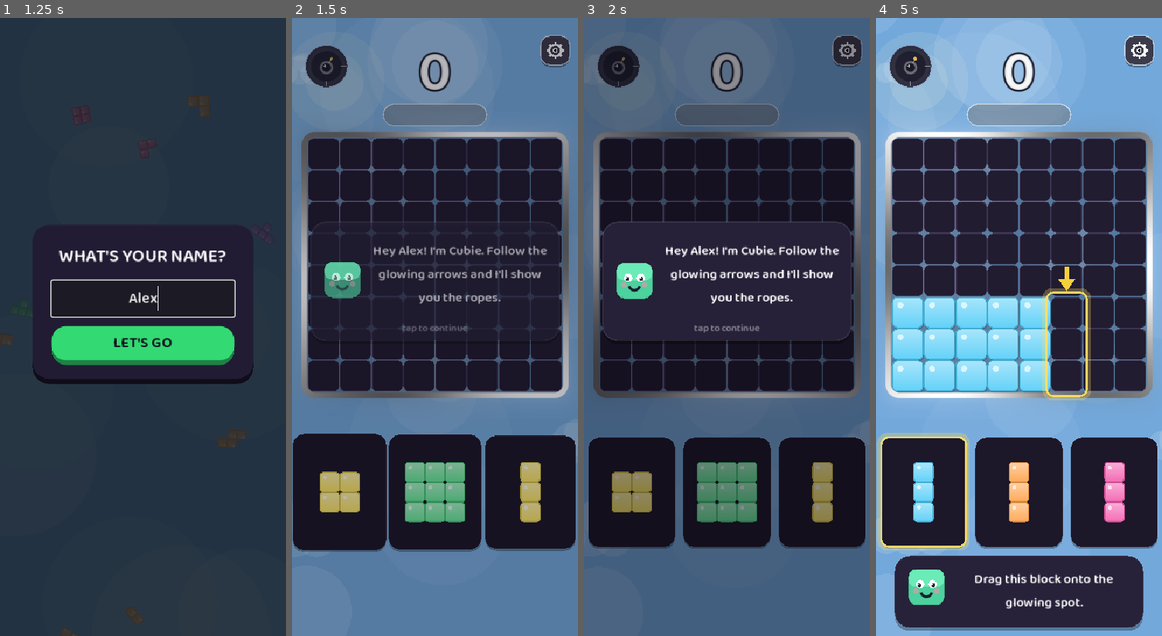
Above: before the commit, frames 1-4 (left to right).
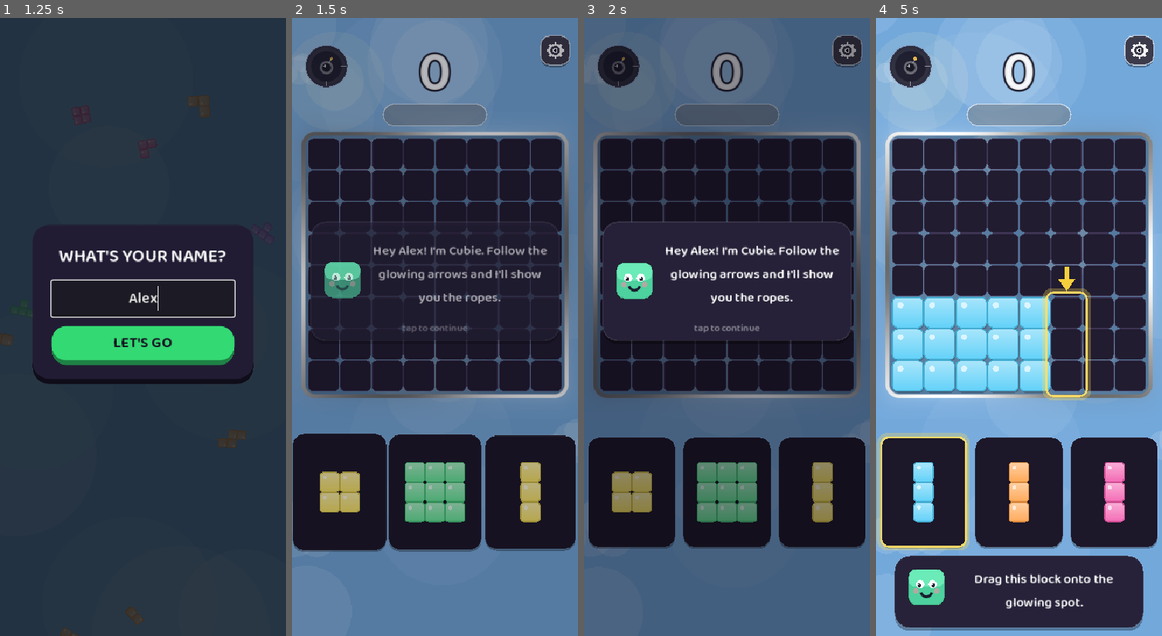
Above: after the commit, the same moments.

Repository: XSideZ/stax-game
Game: Godot game, scene res://scenes/MainMenu.tscn
The game is run twice, just before and just after one commit, with the same random seed, the same clock (stepped at 60 frames per second) and the same inputs.
Inputs (mouse positions are in pixels of both pictures, inside the frame that each line leads up to):
- Up to frame 1 (1.25 s): click (143, 296) at 0.52 s; type "Alex" at 0.6 s
- Up to frame 2 (1.5 s): click "LET'S GO" at 1.25 s
- Up to frame 3 (2 s): no input
- Up to frame 4 (5 s): tap Enter at 2 s; move the mouse to (1081, 296) at 2.02 s; click (1081, 296) at 2.17 s; drag from (961, 357) to (1004, 450) at 2.77 s; move the mouse to (1047, 191) at 3.52 s; click (1047, 191) at 3.67 s; drag from (1004, 450) to (933, 234) at 4.27 s

Frame 1 is identical in both runs. In frame 2, 1.0% of the frame differs, in the area x 4-96%, y 19-61%; in frame 3, 0.9%; in frame 4, 1.3%, in the area x 4-96%, y 18-61%.

Commit message:
Fix board frame rim overlapping edge blocks

Diff:
--- a/assets/shaders/board_frame.gdshader
+++ b/assets/shaders/board_frame.gdshader
@@ -31,8 +31,9 @@
 	vec3 col = mix(dim, hot, wave);
 
 	float th = u_thickness * (1.0 + u_pulse * 0.5);
-	// Crisp rim centred on the rounded edge (d=0), AA'd by the SDF
-	float rim = 1.0 - smoothstep(th, th + 2.0, abs(d));
+	// Rim drawn outward only — multiplying by smoothstep(-th, 0, d) fades it
+	// to zero before it reaches the board interior, so blocks aren't covered.
+	float rim = (1.0 - smoothstep(th, th + 2.0, abs(d))) * smoothstep(-th, 0.0, d);
 	// Outward glow only (d>0), blooms on a clear
 	float glow = exp(-max(d, 0.0) * 0.07) * step(0.0, d) * (0.30 + u_pulse * 0.65);
 
